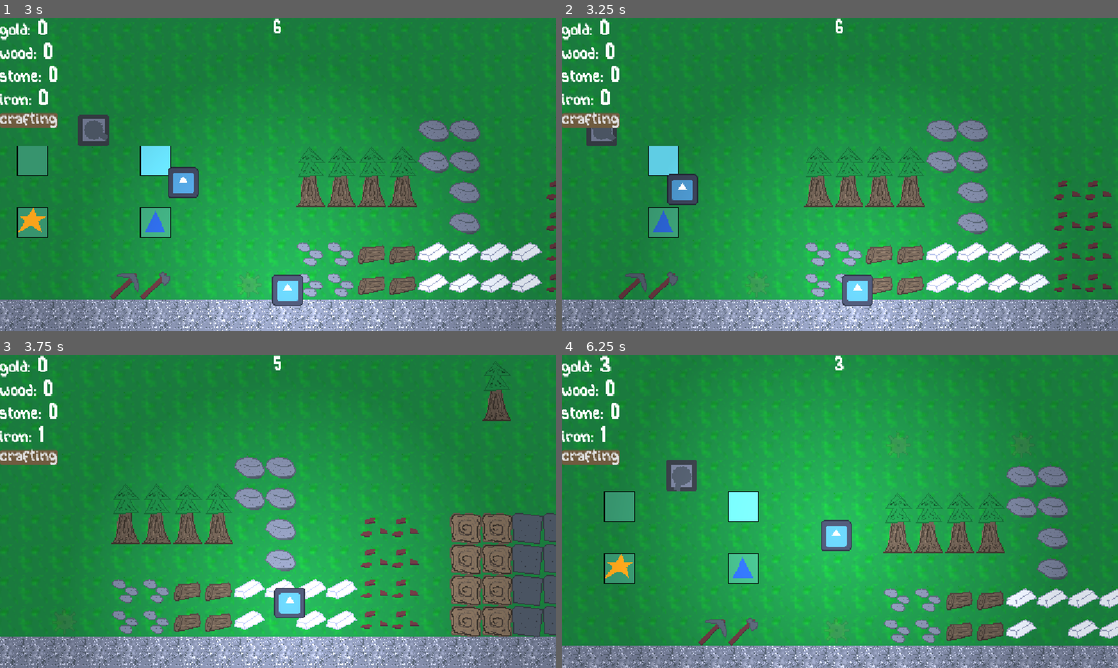
Above: before the commit, frames 1-4 (two rows, left to right).
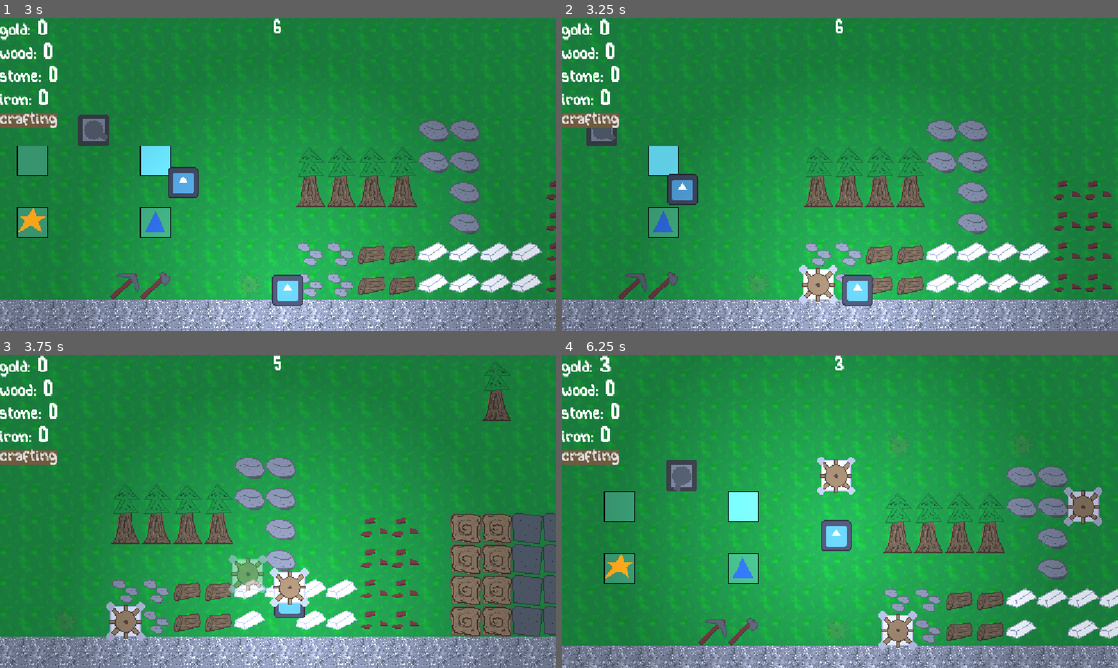
Above: after the commit, the same moments.

Repository: Deeeeelan/serious-game
Game: Godot game, scene res://scenes/title_screen.tscn
The game is run twice, just before and just after one commit, with the same random seed, the same clock (stepped at 60 frames per second) and the same inputs. The engine's default icon, where the game draws it, is replaced by a stand-in: a white triangle on a blue panel in a dark square.
Inputs (mouse positions are in pixels of both pictures, inside the frame that each line leads up to):
- Up to frame 1 (3 s): click "Start" at 0.5 s; tap Enter at 1.25 s; move the mouse to (400, 158) at 1.27 s; hold D (right) 1.28-2.03 s; hold Q (drop) 1.28-2.03 s; click (400, 158) at 1.42 s; tap Space (interact) at 1.55, 2.1 s; move the mouse to (166, 190) at 2.02 s; hold S (down) 2.03-2.78 s; tap N (placeGear) at 2.3 s; move the mouse to (333, 105) at 2.77 s; hold D (right) from 2.78 s (still down); hold N (placeGear) from 2.78 s (still down)
- Up to frame 2 (3.25 s): keep holding D (right); keep holding N (placeGear); tap M (placeTestGen) at 3.05 s
- Up to frame 3 (3.75 s): move the mouse to (250, 574) at 3.52 s; release D (right) at 3.53 s; release N (placeGear) at 3.53 s; hold W (up) from 3.53 s (still down); tap M (placeTestGen) at 3.6 s; click (250, 574) at 3.67 s
- Up to frame 4 (6.25 s): tap Q (drop) at 3.8 s; move the mouse to (1006, 558) at 4.27 s; release W (up) at 4.28 s; hold Q (drop) 4.28-5.03 s; hold A (left) 4.28-5.78 s; tap Space (interact) at 4.55, 5.1 s; tap B (Debug Tile Data) at 4.9 s; move the mouse to (673, 464) at 5.02 s; tap N (placeGear) at 5.3 s; move the mouse to (867, 511) at 5.77 s; hold S (down) from 5.78 s (still down); hold N (placeGear) from 5.78 s (still down); click (867, 511) at 5.92 s; tap M (placeTestGen) at 6.05 s

Frame 1 is identical in both runs. In frame 2, 0.6% of the frame differs, in the area x 42-50%, y 78-92%; in frame 3, 1.9%; in frame 4, 2.0%, in the area x 7-98%, y 22-95%.

Commit message:
Gear changes

Diff:
--- a/scripts/day_cycle_manager.gd
+++ b/scripts/day_cycle_manager.gd
@@ -58,6 +58,9 @@
 	time = 0
 	current_mobs = 0
 	if day <= 14:
+		if day not in MobWaves.waves:
+			push_warning("Ran out of waves, pausing, day:", str(day))
+			return
 		var day_data = MobWaves.waves[day]
 		max_mobs = day_data.total
 		for mob in day_data.mobs:
--- a/scripts/gear_manager.gd
+++ b/scripts/gear_manager.gd
@@ -7,6 +7,7 @@
 
 @onready var player: CharacterBody2D = $"../Node2D/Player"
 @onready var componentMap: TileMapLayer = $"../Node2D/Terrain/GearAndGenMap"
+@onready var groundMap: TileMapLayer = %Ground
 
 class Component: ##use visual speed when rendering components
 	var size: int
@@ -34,11 +35,18 @@
 		if genID == 0 and updateFirstCheck:
 			firstCheck = true
 
+# Starts from generator?
 func findAndUpdateConnectedComponents(startPoint: Vector2i, genID: int) -> void: #TODO: add gear ratios/different gear sizes
 	var componentStack: Array[Vector2i] = [startPoint]
 	var index: int = 0
+	print("SEARCHING", startPoint)
 
 	while componentStack.size() > index:
+		# Special case for gear directly under gen
+		if components.has(componentStack[index]) and componentStack[index] not in componentStack and componentStack[index] == startPoint:
+			componentStack.insert(index + 1, componentStack[index])
+			updateComponent(componentStack[index], genInfo[genID], startPoint)
+
 		if components.has(componentStack[index] + Vector2i.RIGHT) and componentStack[index] + Vector2i.RIGHT not in componentStack:
 			componentStack.insert(index + 1, componentStack[index] + Vector2i.RIGHT)
 			updateComponent(componentStack[index] + Vector2i.RIGHT, genInfo[genID], startPoint)
@@ -84,24 +92,30 @@
 	if event.is_action_pressed("Debug Tile Data"):
 		printTileData(playerTilemapCoords)
 
-func updateGearRendering() -> void: # NOTE: gear rendering will not exist, this script will store logic and positions
-									# When animating, there will be a real invisible gear layer and a fake animating gear layer?
+func updateGearRendering() -> void:
 	for componentCoords in components:
 		var component: Component = components[componentCoords]
 
 		if component.genID == 0:
 			if component.visualSpeed == 0:
 				componentMap.set_cell(componentCoords, 0, Vector2i(0, 9))
-			elif componentCoords.x < 0:
+			elif (componentCoords.x + componentCoords.y) % 2 == 0:
 				@warning_ignore("integer_division")
 				componentMap.set_cell(componentCoords, 0, Vector2i(21, int(3 * log(component.visualSpeed / 5) / log(2))))
 			else:
 				@warning_ignore("integer_division")
 				componentMap.set_cell(componentCoords, 0, Vector2i(0, int(3 * log(component.visualSpeed / 5) / log(2))))
+		else:
+			groundMap.set_cell(componentCoords, 0, Vector2i(7, 0))
 
 func updateGearLogic() -> void:
 	for gearPos in gears:
+		if gearPos not in components:
+			push_warning("Cannot find gear pos in components", gearPos, ", removing")
+			gears.erase(gearPos) # technical debt
+			continue
 		components[gearPos].firstCheck = true
+		components[gearPos].resetTo()
 	for genPos in generators:
 		findAndUpdateConnectedComponents(genPos, components[genPos].genID)
 	updateGearRendering()
@@ -132,10 +146,12 @@
 	else:
 		generators.append(location)
 
-## @deprecated: Testing purposes only
+	updateGearLogic()
+	updateGearRendering()
+
 func placeGear(playerTilemapCoords: Vector2i) -> void:
 	if playerTilemapCoords in generators:
-		generators.erase(playerTilemapCoords)
+		#generators.erase(playerTilemapCoords)
 		gears.append(playerTilemapCoords)
 		components[playerTilemapCoords].resetTo()
 	elif playerTilemapCoords in components and playerTilemapCoords not in gears:
@@ -144,17 +160,25 @@
 	else:
 		gears.append(playerTilemapCoords)
 		components[playerTilemapCoords] = Component.new()
-	updateGearRendering()
-	updateGearLogic()
+
+	updateGearLogic()
+	updateGearRendering()
 
 func placeTestGen(playerTilemapCoords: Vector2i) -> void:
 	if playerTilemapCoords in gears:
-		gears.erase(playerTilemapCoords)
+		#gears.erase(playerTilemapCoords)
+		pass
 	elif playerTilemapCoords in components:
-		generators.erase(playerTilemapCoords)
-
-	updateGearRendering()
-	updateGearLogic()
+		#generators.erase(playerTilemapCoords)
+		pass
+	else:
+		pass
+	generators.append(playerTilemapCoords)
+	components[playerTilemapCoords] = Component.new(32, 0, 0, 1)
+
+
+	updateGearLogic()
+	updateGearRendering()
 
 ## @deprecated: Testing purposes only
 func popComponent(position: Vector2i) -> Component:
@@ -170,10 +194,12 @@
 	if playerTilemapCoords in components:
 		components.erase(playerTilemapCoords)
 
-	updateGearRendering()
-	updateGearLogic()
+	updateGearLogic()
+	updateGearRendering()
+
 
 func printTileData(playerPos: Vector2i) -> void: ##press B to print tile data
+	print("components: ", components)
 	if components.has(playerPos):
 		print("Component: " + str(components[playerPos].genID))
 		print("Speed: " + str(components[playerPos].speed) + " Visual Speed: " + str(components[playerPos].visualSpeed) + " Torque: " + str(components[playerPos].torque))
--- a/scripts/player_movement.gd
+++ b/scripts/player_movement.gd
@@ -27,7 +27,7 @@
 
 const CARDINAL_2i_DIRS = [Vector2i(0, 1), Vector2i(1, 0), Vector2i(0, -1), Vector2i(-1, 0)]
 const GEAR_COORDS = [Vector2i(0, 0), Vector2i(0, 3), Vector2i(0, 6), Vector2i(0, 9), Vector2i(21, 0), Vector2i(21, 3), Vector2i(21, 6)]
-const GEN_COORDS = []
+const GEN_COORDS = [Vector2i(7, 0)]
 var animating_tile_pos = {}
 
 @onready var mobdebug = preload("res://assets/mobs/enemy_basic.tscn")
@@ -90,7 +90,9 @@
 			if current_tm == %GearAndGenMap and (current_tm.get_cell_atlas_coords(pos) in GEAR_COORDS or current_tm.get_cell_atlas_coords(pos) in GEN_COORDS):
 				print("GEAR")
 				carrying_data.component = true
-				gearManager.clearComonent(pos)
+				gearManager.clearComponent(pos)
+			elif carrying_data.atcoords in GEN_COORDS:
+				gearManager.clearComponent(pos)
 
 			var source = tm.tile_set.get_source(carrying_data.sid)
 			if source is TileSetScenesCollectionSource:
@@ -102,7 +104,7 @@
 
 # Assumes that all terrain will only have collidable objects
 func valid_player_drop_pos(add_tm: TileMapLayer, pos: Vector2i) -> bool:
-	return add_tm.get_cell_source_id(pos) == -1  and terrain_tm.get_cell_source_id(pos) == -1
+	return add_tm.get_cell_source_id(pos) == -1  and terrain_tm.get_cell_source_id(pos) == -1 and ground_tm.get_cell_atlas_coords(pos) not in GEN_COORDS
 
 func use_tool(tool: String, pos: Vector2i):
 	for dir in CARDINAL_2i_DIRS:
@@ -146,8 +148,10 @@
 		if "component" in saved_carrying_data:
 			gearManager.placeGear(pos)
 			print(gearManager.components)
-
-		tm.set_cell(pos, saved_carrying_data.sid, saved_carrying_data.atcoords, saved_carrying_data.altid)
+		elif saved_carrying_data.atcoords in GEN_COORDS:
+			gearManager.placeTestGen(pos)
+		else:
+			tm.set_cell(pos, saved_carrying_data.sid, saved_carrying_data.atcoords, saved_carrying_data.altid)
 
 		var source = tm.tile_set.get_source(saved_carrying_data.sid)
 		if source is TileSetScenesCollectionSource:
